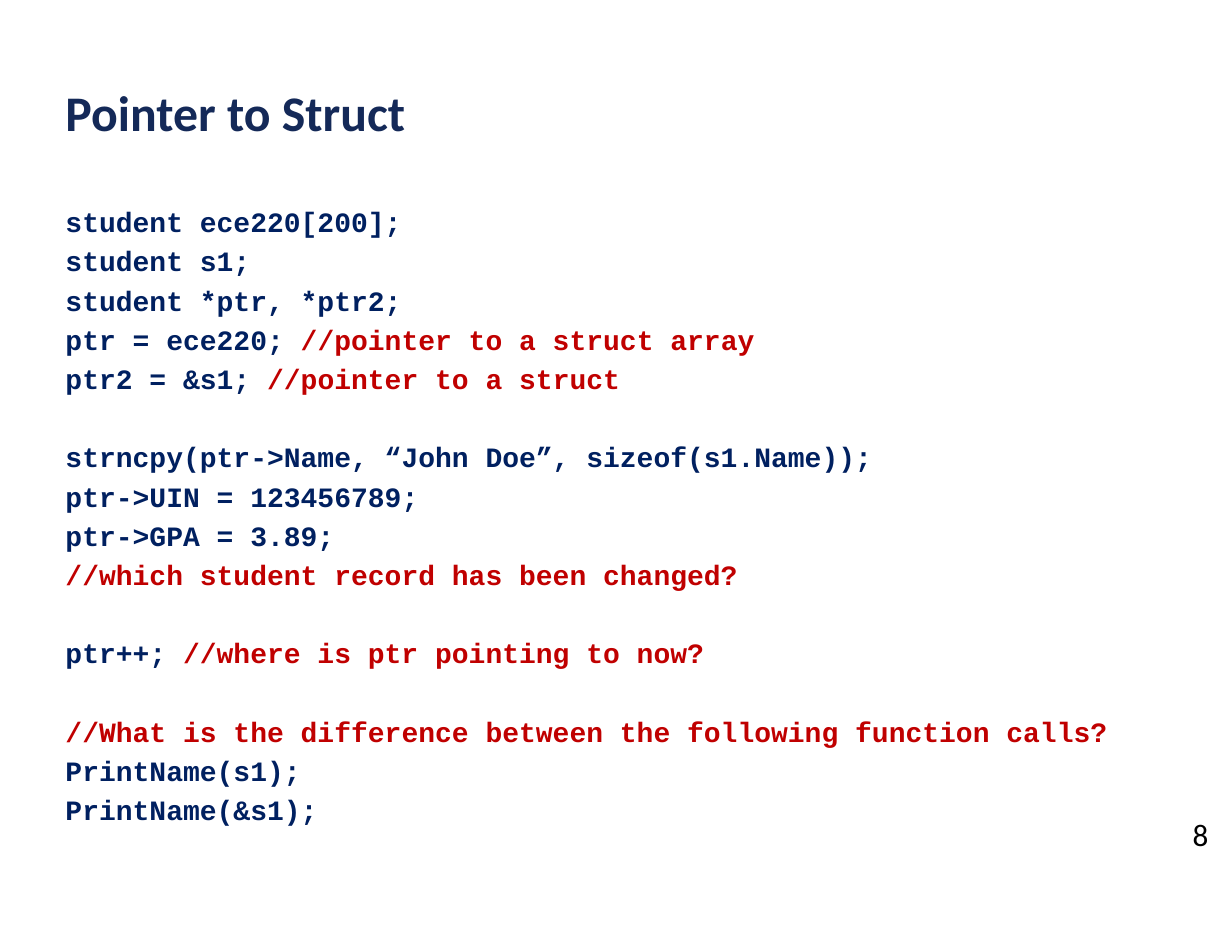
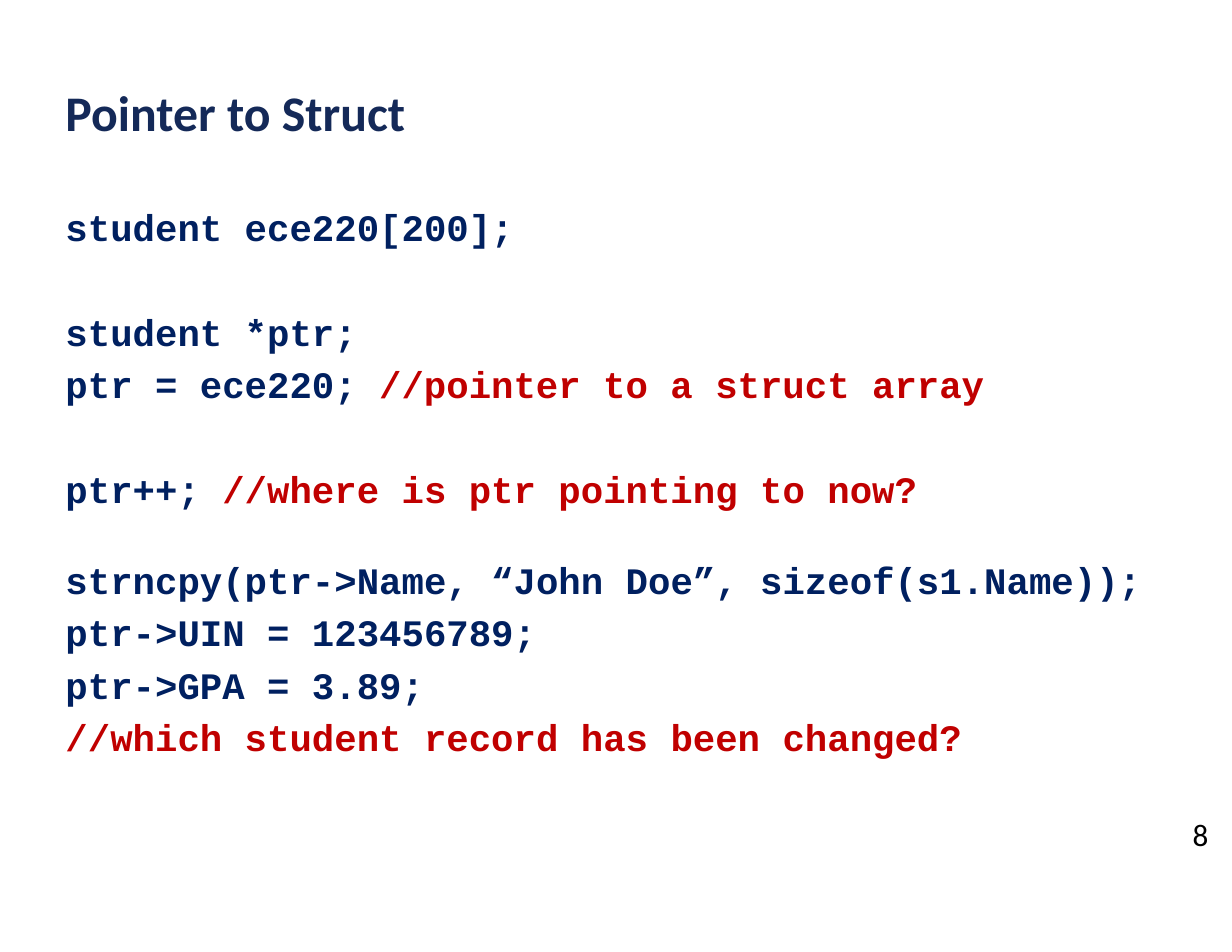
Before and after one commit to ubhowmik/ECE220, a slide deck: slide 15 of Lecture#17/Lecture_17_presentation.pptx. Drawn at 1232x952 pixels with LibreOffice and Linux fonts; fonts in the diff are those of the drawing; background and template pictures are left out. Boxes give left, top, right and bottom in pixels: in the first picture for what was removed or moved away, otherwise in the second. Text is boxed around its words. In the diff, an @@ line names an element or a change of style, - is before the commit and + after.

```diff
--- a/Lecture#17/Lecture_17_presentation.pptx
+++ b/Lecture#17/Lecture_17_presentation.pptx
@@ text at (65, 215, 1141, 759): size 18 to 24 pt in "student ece220[200];", "ptr = ece220; //pointer to a struct ...", "strncpy(ptr->Name, “John Doe”, sizeof(s1.Name));", "ptr->UIN = 123456789;" and 2 more places; more space between paragraphs @@
@@ text at (65, 319, 357, 354): text changed; size 18 to 24 pt @@
-student s1;
-student *ptr, *ptr2;
+student *ptr;
@@ text at (65, 476, 917, 511): text changed; size 18 to 24 pt @@
-ptr2 = &s1; //pointer to a struct
+ptr++; //where is ptr pointing to now?
@@ text at (65, 644, 1107, 787): paragraphs removed @@
-ptr++; //where is ptr pointing to now?
-//What is the difference between the following function calls?
-PrintName(s1);
-PrintName(&s1);
```
Also in this commit, not shown: 1 other file.
